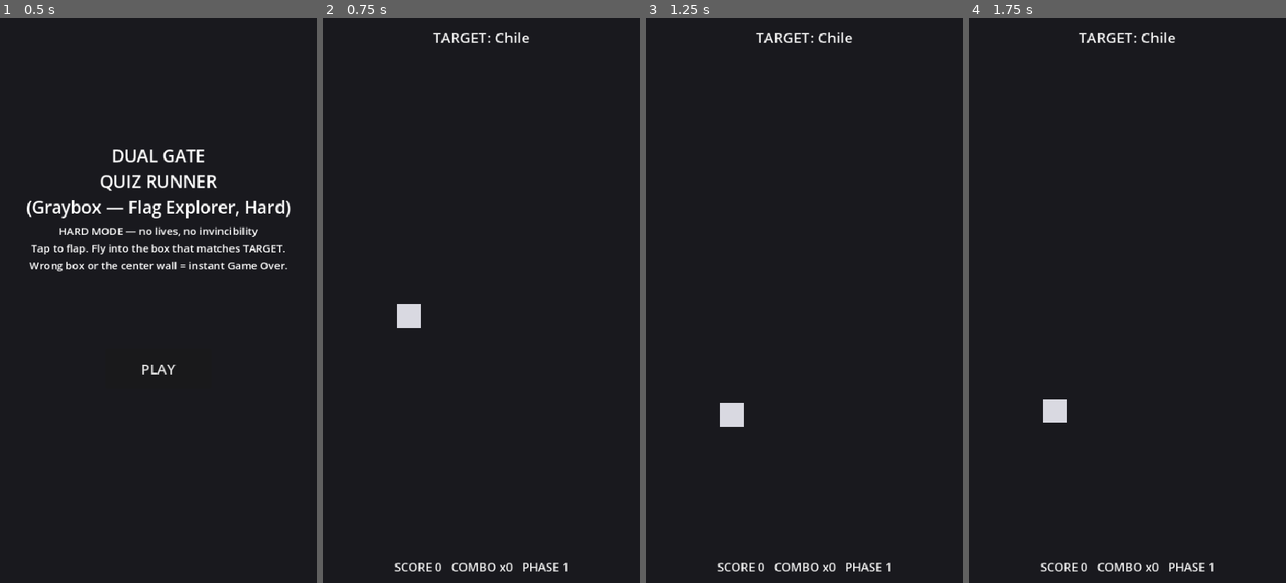
Above: before the commit, frames 1-4 (left to right).
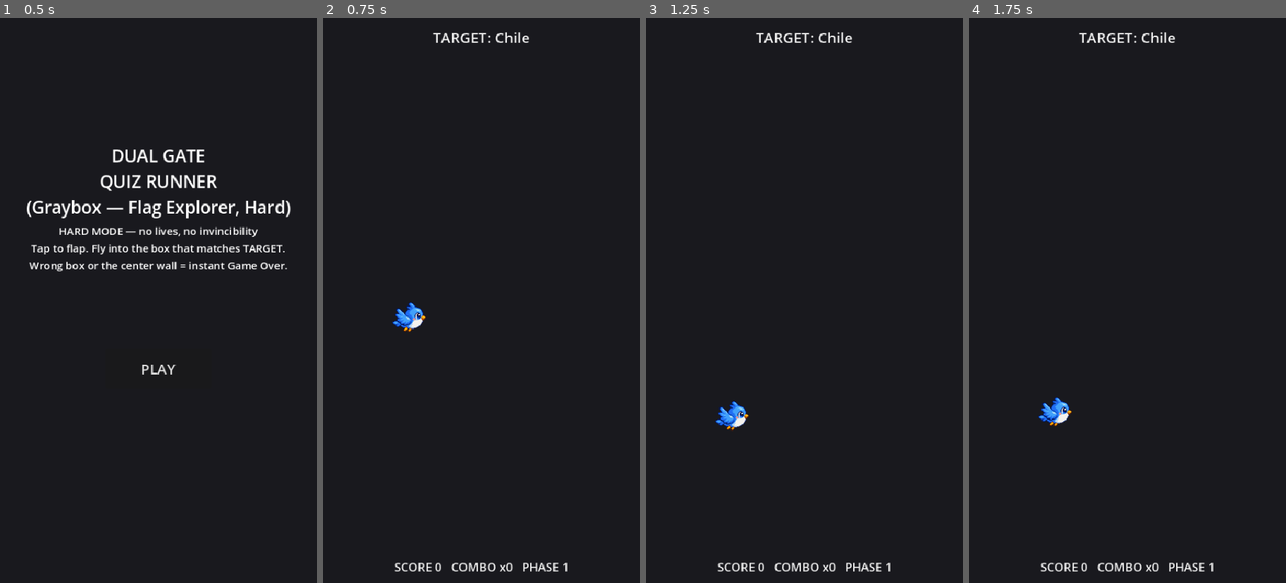
Above: after the commit, the same moments.

Repository: kimmc1358-code/QuizRunDualGate
Game: Godot game, scene res://scenes/Main.tscn
The game is run twice, just before and just after one commit, with the same random seed, the same clock (stepped at 60 frames per second) and the same inputs.
Inputs (mouse positions are in pixels of both pictures, inside the frame that each line leads up to):
- Up to frame 1 (0.5 s): no input
- Up to frame 2 (0.75 s): click "PLAY" at 0.5 s
- Up to frame 3 (1.25 s): no input
- Up to frame 4 (1.75 s): tap Enter at 1.25 s; move the mouse to (1197, 272) at 1.27 s; click (1197, 272) at 1.42 s; tap Space at 1.52 s

Frame 1 is identical in both runs. In frame 2, 0.4% of the frame differs, in the area x 21-33%, y 50-56%; in frame 3, 0.4%; in frame 4, 0.4%.

Commit message:
Add bluebird character art via PixelLab and wire it into the game
Concept change: Flag Explorer mode character is now a bluebird instead
of a paper airplane (design doc updated accordingly).

Generated several style iterations with PixelLab (standing idle,
flying idle, retro flat-palette, richer polished shading) before
settling on a direct v3 image-reference generation from a
user-supplied GPT reference sheet, which matches the target look far
more closely than text-only prompting managed. That final sprite
(bluebird_reference_match/south.png) now replaces the gray placeholder
square in-game, drawn larger than the actual collision hitbox for
visual polish without affecting judging.

Also added GPT-generated reference sheets for gates, background
tiles, and UI icons under assets/references/ for upcoming asset work.

Diff:
--- a/scripts/Main.gd
+++ b/scripts/Main.gd
@@ -19,6 +19,7 @@
 @export_range(0.1, 1.0, 0.01) var max_move_ratio_late: float = 0.65   # Phase 3-4
 
 const PLAYER_SIZE := Vector2(36, 36)
+const PLAYER_VISUAL_SIZE := Vector2(56, 56)  # sprite drawn larger than the hitbox
 const PLAYER_X := 130.0
 
 const GATE_WIDTH := 130.0
@@ -26,7 +27,6 @@
 const WALL_THICKNESS := 14.0
 
 const COLOR_BG := Color(0.10, 0.10, 0.12)
-const COLOR_PLAYER := Color(0.85, 0.85, 0.88)
 const COLOR_GATE := Color(0.32, 0.32, 0.38)
 const COLOR_GATE_BORDER := Color(0.55, 0.55, 0.62)
 const COLOR_WALL := Color(0.62, 0.16, 0.16)
@@ -90,6 +90,7 @@
 var flash_time := 0.0
 const FLASH_DURATION := 0.25
 
+@onready var player_texture: Texture2D = load("res://assets/characters/bluebird_reference_match/south.png")
 @onready var ready_panel: Control = $UI/ReadyPanel
 @onready var gameover_panel: Control = $UI/GameOverPanel
 @onready var final_score_label: Label = $UI/GameOverPanel/FinalScoreLabel
@@ -388,7 +389,7 @@
 		_draw_centered_text(g.bottom_text, Vector2(g.x + GATE_WIDTH * 0.5, wall_bottom + (view_size.y - wall_bottom) * 0.5), 20)
 
 	if state != State.READY:
-		draw_rect(Rect2(Vector2(PLAYER_X - PLAYER_SIZE.x * 0.5, player_y - PLAYER_SIZE.y * 0.5), PLAYER_SIZE), COLOR_PLAYER)
+		draw_texture_rect(player_texture, Rect2(Vector2(PLAYER_X - PLAYER_VISUAL_SIZE.x * 0.5, player_y - PLAYER_VISUAL_SIZE.y * 0.5), PLAYER_VISUAL_SIZE), false)
 
 	if state == State.PLAYING or state == State.COUNTDOWN:
 		var upcoming_target := _get_upcoming_target()
Binary file added: assets/characters/bluebird_flying_idle/east.png
Not shown, added: assets/characters/bluebird_flying_idle/east.png.import
Binary file added: assets/characters/bluebird_flying_idle/south.png
Not shown, added: assets/characters/bluebird_flying_idle/south.png.import
Binary file added: assets/characters/bluebird_flying_idle/west.png
Not shown, added: assets/characters/bluebird_flying_idle/west.png.import
Binary file added: assets/characters/bluebird_idle/east.png
Not shown, added: assets/characters/bluebird_idle/east.png.import
Binary file added: assets/characters/bluebird_idle/south.png
Not shown, added: assets/characters/bluebird_idle/south.png.import
Binary file added: assets/characters/bluebird_idle/west.png
Not shown, added: assets/characters/bluebird_idle/west.png.import
(and 31 more such lines)
